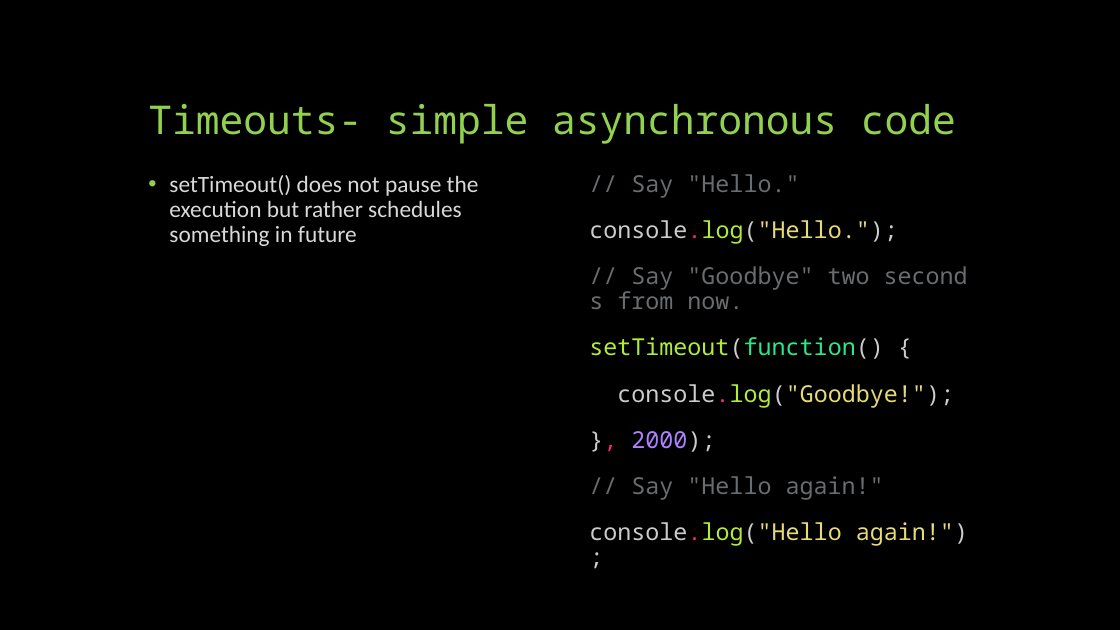
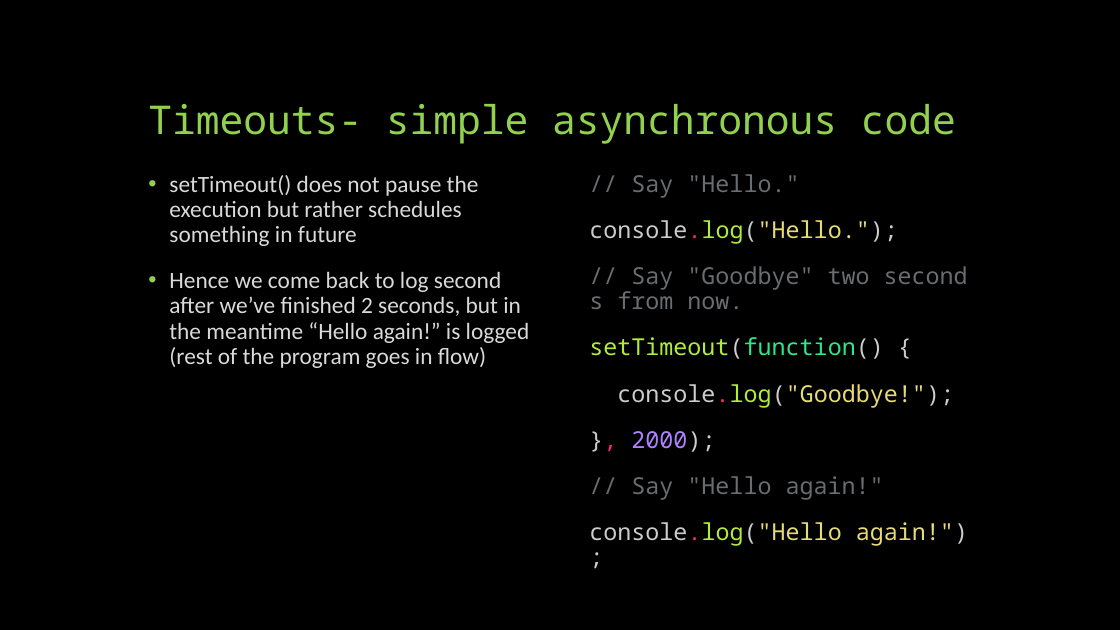
Before and after one commit to sneaky-potato/KOSS-Selection-Tasks, a slide deck: slide 5 of Async Await Promises and Callbacks in JavaScript.pptx. Drawn at 1120x630 pixels with LibreOffice and Linux fonts; fonts in the diff are those of the drawing. Boxes give left, top, right and bottom in pixels: in the first picture for what was removed or moved away, otherwise in the second. Text is boxed around its words. In the diff, an @@ line names an element or a change of style, - is before the commit and + after.

```diff
--- a/Async Await Promises and Callbacks in JavaScript.pptx
+++ b/Async Await Promises and Callbacks in JavaScript.pptx
@@ text at [169, 271, 530, 368]: paragraph added @@
+• Hence we come back to log second after we’ve finished 2 seconds, but in the meantime “Hello again!” is logged (rest of the program goes in flow)
```
Also in this commit, not shown: 2 other slides changed, 5 slides added, 1 slide removed.
